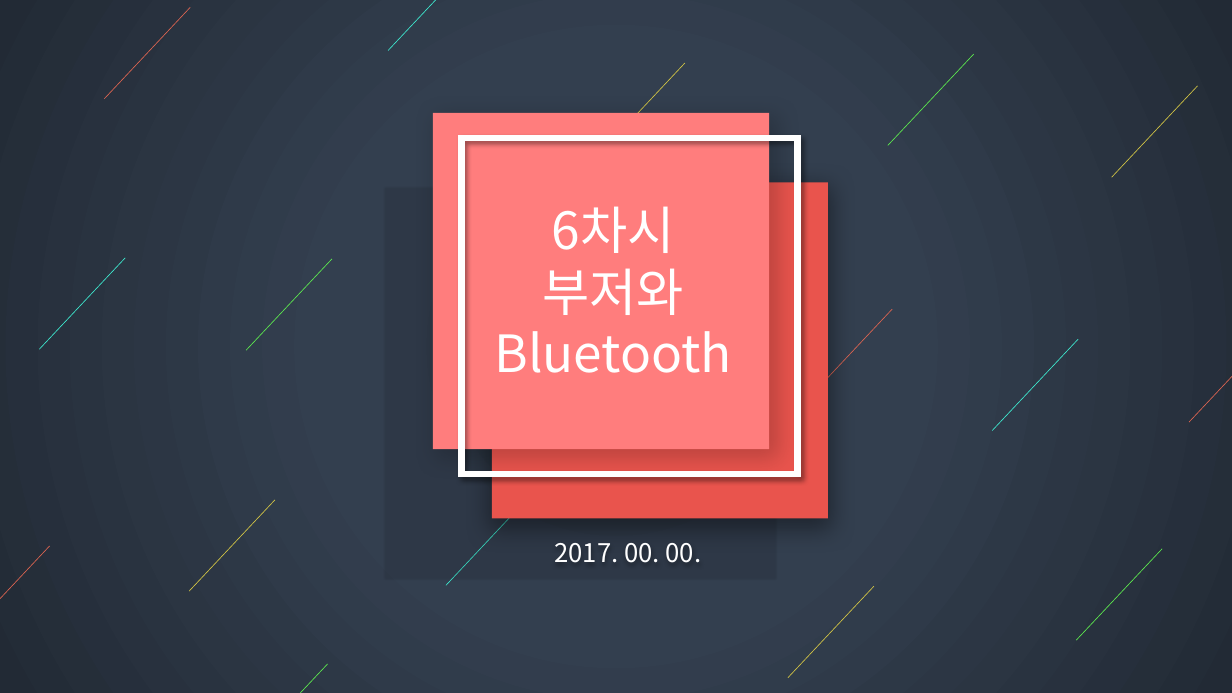
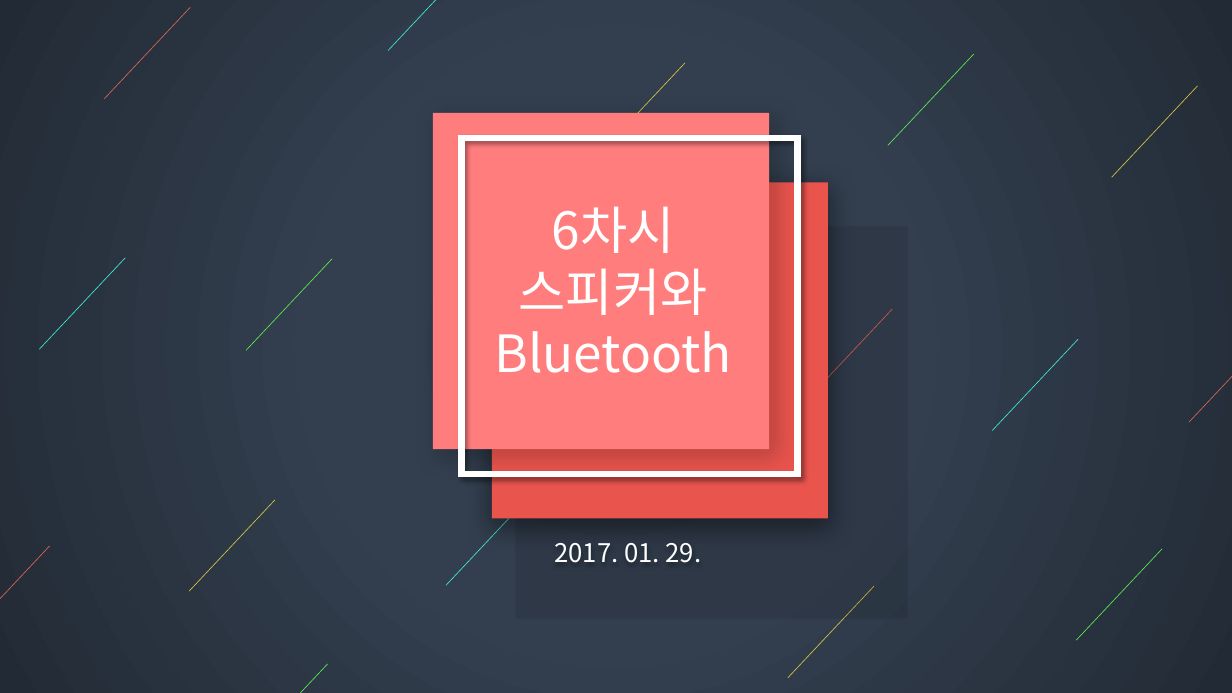
Before and after one commit to I-got-new-RC-car-bro/LecturePlan, a slide deck: slide 1 of lecture_plan/6차시/presentation/6차시 ppt.pptx. Drawn at 1232x693 pixels with LibreOffice and Linux fonts; fonts in the diff are those of the drawing; background and template pictures are left out. Boxes give left, top, right and bottom in pixels: in the first picture for what was removed or moved away, otherwise in the second. Text is boxed around its words. In the diff, an @@ line names an element or a change of style, - is before the commit and + after.

```diff
--- a/lecture_plan/6차시/presentation/6차시 ppt.pptx
+++ b/lecture_plan/6차시/presentation/6차시 ppt.pptx
@@ rectangle: place and size @@
-rectangle at [383, 186, 778, 581]
+rectangle at [514, 225, 909, 620]
@@ text at [519, 268, 708, 315]: text changed @@
-부저와
+스피커와
@@ text at [554, 543, 702, 563]: text changed @@
-2017. 00. 00.
+2017. 01. 29.
```
Also in this commit, not shown: 7 other slides changed, 2 slides added, 1 slide removed, 3 other files.
